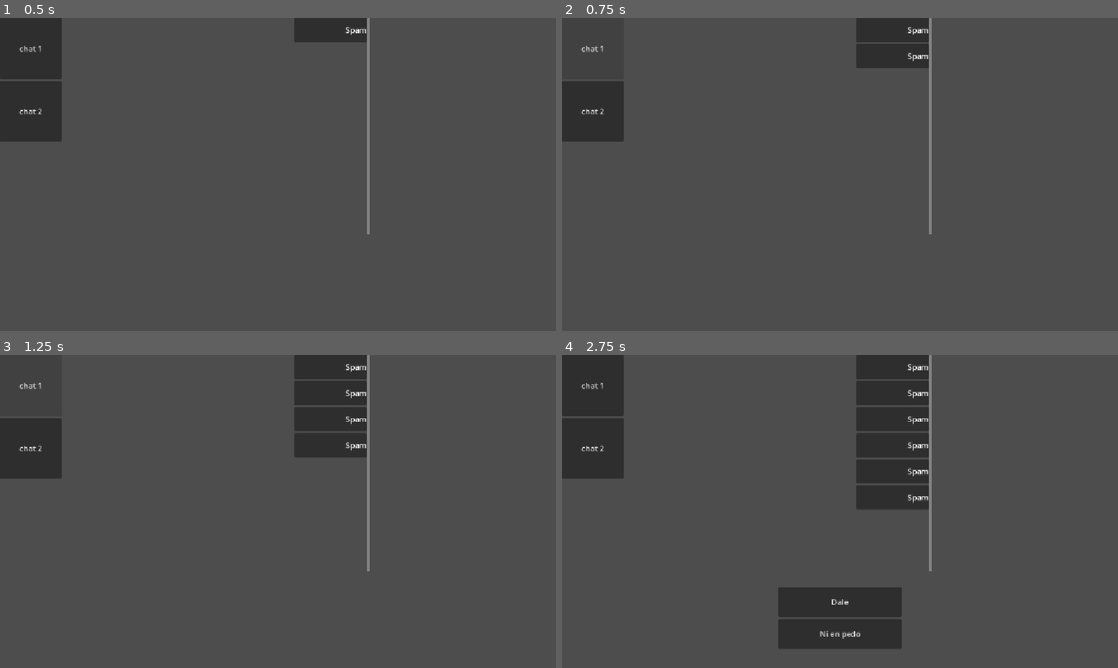
Above: before the commit, frames 1-4 (two rows, left to right).
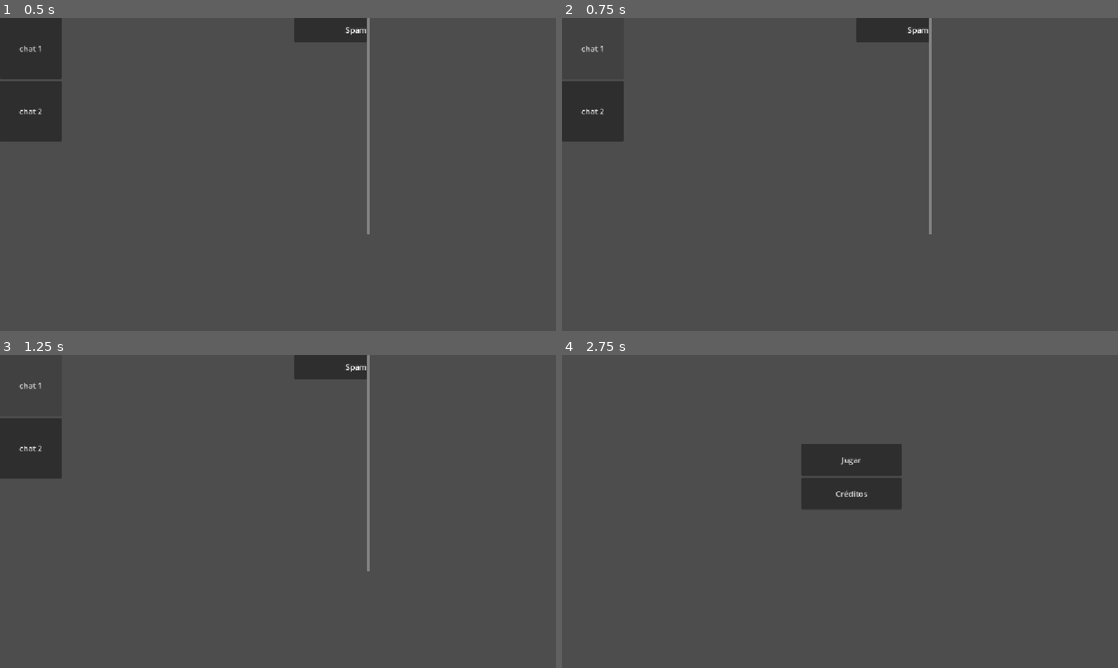
Above: after the commit, the same moments.

Repository: ParmindSane/WGJ2026
Game: Godot game, scene res://chatApp/chat.tscn
Two runs of this game, one before a commit and one after it. Both use one fixed random seed, a clock stepped at 60 frames per second and the inputs below.
Inputs (mouse positions are in pixels of both pictures, inside the frame that each line leads up to):
- Up to frame 1 (0.5 s): no input
- Up to frame 2 (0.75 s): click "chat 1" at 0.5 s
- Up to frame 3 (1.25 s): no input
- Up to frame 4 (2.75 s): click "chat 2" at 1.25 s; click (840, 602) at 2 s, where only the run after the commit has a clickable "Dale"

Frame 1 is identical in both runs. In frame 2, 1.0% of the frame differs, in the area x 53-66%, y 8-16%; in frame 3, 2.9%; in frame 4, 15%, in the area x 0-67%, y 0-94%.

Commit message:
random popup pos

Diff:
--- a/popUps/pop_up.gd
+++ b/popUps/pop_up.gd
@@ -4,17 +4,21 @@
 @export var buttCerrar: Button
 @export var nivel := 0
 
-@export var randomMargin := Vector2(200, 50)
+@onready var R = RandomNumberGenerator.new()
+@onready var selfSize := get_rect().size
+var spawnArea: Vector2
 
 func _ready():
 	buttCerrar.pressed.connect(cerrar)
+
+	var windowSize = get_viewport_rect().size
+	spawnArea = windowSize - selfSize
 
 	hide()
 
 
 func mostrar():
-	var r = RandomNumberGenerator.new()
-	position += Vector2(r.randf_range(-randomMargin.x, +randomMargin.x), r.randf_range(-randomMargin.y, +randomMargin.y))
+	position = Vector2(R.randf_range(selfSize.x, spawnArea.x), R.randf_range(selfSize.y, spawnArea.y))
 
 	show()
 
Not shown, changed: mensajes/mensajes1.txt
